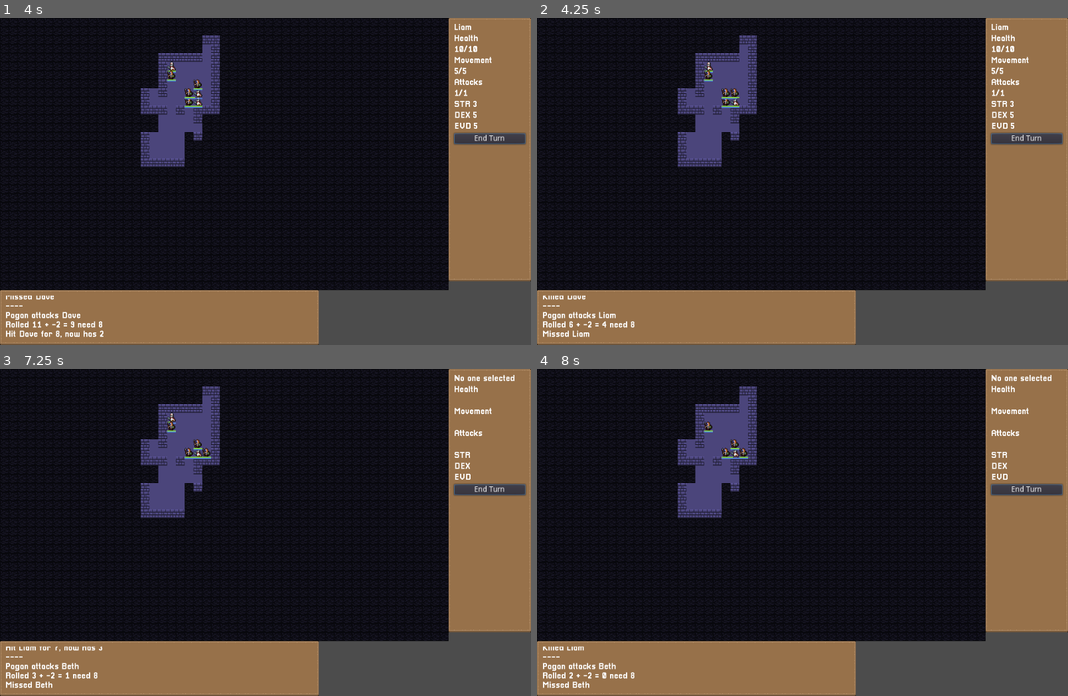
Above: before the commit, frames 1-4 (two rows, left to right).
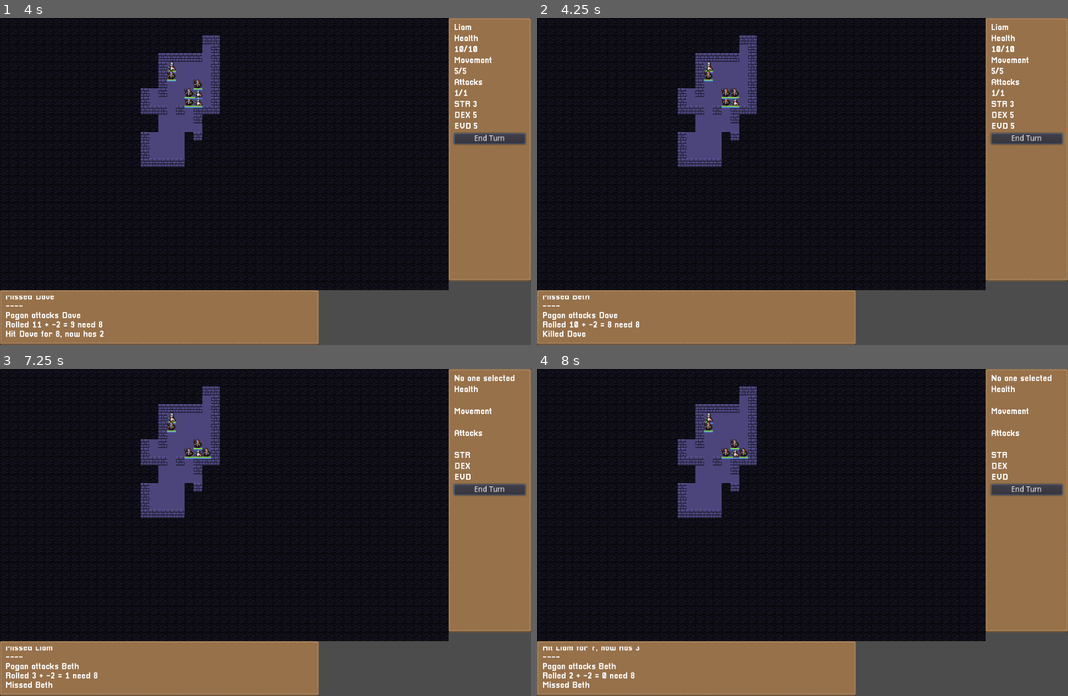
Above: after the commit, the same moments.

Repository: dyerw/ad-infernum
Game: Godot game, scene res://Game.tscn
Same seed, same stepped clock (60 frames per second), same inputs: the game is played once before the commit and once after it.
Inputs (mouse positions are in pixels of both pictures, inside the frame that each line leads up to):
- Up to frame 1 (4 s): click "End Turn" at 0.5 s; click "End Turn" at 1.25 s; click "End Turn" at 2 s; tap Enter at 2.75 s; move the mouse to (196, 103) at 2.77 s; click (196, 103) at 2.92 s; tap Space at 3.5 s; move the mouse to (169, 67) at 3.52 s; click (169, 67) at 3.67 s
- Up to frame 2 (4.25 s): no input
- Up to frame 3 (7.25 s): move the mouse to (191, 454) at 4.27 s; click (191, 454) at 4.42 s; tap Enter at 5 s; move the mouse to (191, 444) at 5.02 s; click (191, 444) at 5.17 s; move the mouse to (169, 424) at 5.77 s; click (169, 424) at 5.92 s; tap Space at 6.5 s; move the mouse to (196, 444) at 6.52 s; click (196, 444) at 6.67 s
- Up to frame 4 (8 s): tap Enter at 7.25 s; move the mouse to (829, 532) at 7.27 s; click (829, 532) at 7.42 s

Frame 1 is identical in both runs. In frame 2, 0.4% of the frame differs, in the area x 1-20%, y 84-98%; in frame 3, 0.2%; in frame 4, 0.2%.

Commit message:
Move a whole bunch of code out of the game script into a new object

Diff:
--- a/FogOfWar.gd
+++ b/FogOfWar.gd
@@ -11,9 +11,9 @@
 		entity.connect("entity_moved", self, "_on_entity_moved")
 
 func _on_entity_moved(entity):
-	if get_parent().entities.has(entity):
-		draw_fog_of_war(get_parent().map, get_parent().entities)
-	_update_entities_visibility(get_parent().enemy_entities)
+	if entity.player_controlled:
+		draw_fog_of_war(get_parent().map, get_parent().units.get_player_units())
+	_update_entities_visibility(get_parent().units.get_enemy_units())
 
 func _transform_octant(row: int, col: int, octant: int) -> Vector2:
 	match octant:
@@ -130,8 +130,7 @@
 
 func _update_entities_visibility(entities):
 	for e in entities:
-		var entity_pos = Vector2(e.gridX, e.gridY)
-		if visible_tiles.has(entity_pos):
+		if visible_tiles.has(e.grid_pos):
 			e.visible = true
 		else:
 			e.visible = false
@@ -139,11 +138,11 @@
 func draw_fog_of_war(map, entities):
 	var positions = []
 	for e in entities:
-		positions.push_back(Vector2(e.gridX, e.gridY))
+		positions.push_back(e.grid_pos)
 
 	visible_tiles = _get_visible_tiles_from_positions(positions, map)
 	for e in entities:
-		visible_tiles.push_back(Vector2(e.gridX, e.gridY))
+		visible_tiles.push_back(e.grid_pos)
 	for t in visible_tiles:
 		if not previously_seen_tiles.has(t):
 			previously_seen_tiles.push_back(t)
--- a/Game.gd
+++ b/Game.gd
@@ -8,15 +8,14 @@
 const MapGenUtil = preload("utils/MapGen.gd")
 const Rand = preload("utils/Rand.gd")
 const Map = preload("res://scripts/Map.gd")
+const Units = preload("res://scripts/Units.gd")
 
 const map_height = 31
 const map_width = 51
 
 var map
 var astar
-var selected_entity
-var entities = []
-var enemy_entities = []
+var units
 var unit_display
 var game_log
 
@@ -33,32 +32,12 @@
 onready var UnitDisplay = preload("res://scenes/UnitDisplay.tscn")
 onready var Log = preload("res://scenes/Log.tscn")
 
-func get_entity_at_position(pos: Vector2):
-	for entity in all_entities():
-		if entity.gridX == pos.x and entity.gridY == pos.y:
-			return entity
-
-func is_enemy_entity_at_position(pos: Vector2) -> bool:
-	for entity in enemy_entities:
-		if entity.gridX == pos.x and entity.gridY == pos.y:
-			return true
-	return false
-
-func is_player_entity_at_position(pos: Vector2) -> bool:
-	for entity in entities:
-		if entity.gridX == pos.x and entity.gridY == pos.y:
-			return true
-	return false
-
-func is_entity_at_position(pos: Vector2) -> bool:
-	return is_enemy_entity_at_position(pos) or is_player_entity_at_position(pos)
-
 # Generates a unique int for a given pair, a uuid for a Vector2
 func _cantor_pair(a, b):
 	return (a + b) * (a + b + 1) / 2 + a
 
 func pos_is_unobstructed(pos: Vector2) -> bool:
-	return not is_entity_at_position(pos) and MapGenUtil.is_passable(map.get_tile(pos))
+	return not units.is_unit_at_position(pos) and MapGenUtil.is_passable(map.get_tile(pos))
 
 func block_pathing_to_point(pos: Vector2) -> void:
 	astar.set_point_weight_scale(_cantor_pair(pos.x, pos.y), 99998)
@@ -133,24 +112,24 @@
 		var map_position = DungeonMap.world_to_map(event.position)
 
 		# Cursor updates
-		if is_player_entity_at_position(map_position):
+		if units.is_player_unit_at_position(map_position):
 			Input.set_custom_mouse_cursor(selection_cursor)
 
-		if not is_entity_at_position(map_position):
+		if not units.is_unit_at_position(map_position):
 			Input.set_custom_mouse_cursor(cursor)
 
-		if selected_entity and is_enemy_entity_at_position(map_position):
+		if units.selected_unit and units.is_enemy_unit_at_position(map_position):
 			Input.set_custom_mouse_cursor(attack_cursor)
 
 		# Path indicator updates
-		if selected_entity and not is_entity_at_position(map_position):
+		if units.selected_unit and not units.is_unit_at_position(map_position):
 			var path = get_vector_path(
-				Vector2(selected_entity.gridX, selected_entity.gridY),
+				units.selected_unit.grid_pos,
 				map_position
 			)
 			if not path == _path_tile_indicator_points:
 				_path_tile_indicator_points = path
-				redraw_movement_path(path, selected_entity.current_movement_points)
+				redraw_movement_path(path, units.selected_unit.current_movement_points)
 
 	if event is InputEventMouseButton \
 	and event.button_index == BUTTON_RIGHT \
@@ -166,66 +145,29 @@
 			return
 
 		# Move
-		if selected_entity and not is_entity_at_position(map_position) \
+		if units.selected_unit and not units.is_unit_at_position(map_position) \
 		and MapGenUtil.is_passable(map.get_tile(map_position)):
 			get_tree().set_input_as_handled()
-			var path = get_vector_path(Vector2(selected_entity.gridX, selected_entity.gridY), map_position)
+			var path = get_vector_path(units.selected_unit.grid_pos, map_position)
 			user_input_blocked = true
-			yield(selected_entity.move_along_path(path, self), "completed")
+			yield(units.selected_unit.move_along_path(path, self), "completed")
 			user_input_blocked = false
 			_deselect_entity()
 			delete_movement_path()
 
 		# Attack
-		if selected_entity and is_enemy_entity_at_position(map_position):
+		if units.selected_unit and units.is_enemy_unit_at_position(map_position):
 			get_tree().set_input_as_handled()
-			var path = get_vector_path(Vector2(selected_entity.gridX, selected_entity.gridY), map_position)
-			var enemy = get_entity_at_position(map_position)
-			selected_entity.attack(enemy, path.size())
+			var path = get_vector_path(units.selected_unit.grid_pos, map_position)
+			var enemy = units.get_unit_at_position(map_position)
+			units.selected_unit.attack(enemy, path.size())
 			_deselect_entity()
-
-func _get_all_positions_in_rect(rect: Rect2) -> Array:
-	var positions = []
-	for x in range(rect.position.x, rect.position.x + rect.size.x):
-		for y in range(rect.position.y, rect.position.y + rect.size.y):
-			positions.push_back(Vector2(x, y))
-	return positions
-
-func _place_player_units_in_room(room):
-	var names = ["Matt", "Liam", "Dave", "Beth", "Tommy", "Harold", "Pikachu"]
-	var positions = _get_all_positions_in_rect(room)
-	for i in range(3):
-		var p = Rand.choose(positions)
-		var n = Rand.choose(names)
-		_add_player_unit(p.x, p.y, n)
-		positions.remove(positions.find(p))
-
-func _place_enemy_units_in_room(room):
-	var positions = _get_all_positions_in_rect(room)
-	for i in range(Rand.int_range(3, 5)):
-		var p = Rand.choose(positions)
-		_add_enemy_unit(p.x, p.y, "Pagan")
-		positions.remove(positions.find(p))
-
-func _add_player_unit(x, y, name):
-	var e = Entity.instance()
-	e.init(x, y, name)
-	add_child(e)
-	entities.push_back(e)
-	return e
-
-func _add_enemy_unit(x, y, name):
-	var e = EnemyEntity.instance()
-	e.init(x, y, name)
-	add_child(e)
-	enemy_entities.push_back(e)
-	return e
 
 func get_nearest_player_unit(pos: Vector2):
 	var min_distance = 9999
 	var closest_entity
-	for entity in entities:
-		var path = get_vector_path(pos, Vector2(entity.gridX, entity.gridY))
+	for entity in units.get_player_units():
+		var path = get_vector_path(pos, entity.grid_pos)
 		if path.size() < min_distance:
 			closest_entity = entity
 			min_distance = path.size()
@@ -234,8 +176,8 @@
 func get_path_to_nearest_player_unit(pos: Vector2) -> PoolVector2Array:
 	var min_distance = 999999
 	var closest_path = null
-	for entity in entities:
-		var path = get_vector_path(pos, Vector2(entity.gridX, entity.gridY))
+	for entity in units.get_player_units():
+		var path = get_vector_path(pos, entity.grid_pos)
 		if path.size() < min_distance:
 			closest_path = path
 			min_distance = path.size()
@@ -258,6 +200,9 @@
 	map = Map.new()
 	map.init(map_width, map_height)
 
+	units = Units.new()
+	units.init(self)
+
 	var map_gen = MapGenUtil.new()
 	map.tiles = map_gen.generate(map_width, map_height)
 
@@ -265,34 +210,22 @@
 	_initialize_astar(map.tiles)
 
 	var rooms = map_gen.rooms.duplicate()
-	_place_player_units_in_room(rooms[0])
+	units.place_player_units_in_rect(rooms[0])
 	rooms.pop_front()
 	for room in rooms:
 		if Rand.one_in(2):
-			_place_enemy_units_in_room(room)
-
-	FogOfWar.draw_fog_of_war(map, entities)
-	FogOfWar.connect_entities(all_entities())
-
-func kill_entity(entity):
-	unblock_pathing_to_point(Vector2(entity.gridX, entity.gridY))
-	remove_child(entity)
-	if not (enemy_entities.find(entity) == -1):
-		enemy_entities.remove(enemy_entities.find(entity))
-
-	if not (entities.find(entity) == -1):
-		entities.remove(entities.find(entity))
-
-func all_entities():
-	return entities + enemy_entities
+			units.place_enemy_units_in_rect(room)
+
+	FogOfWar.draw_fog_of_war(map, units.get_player_units())
+	FogOfWar.connect_entities(units.units)
 
 func _deselect_entity():
 	delete_movement_path()
-	selected_entity = null
+	units.selected_unit = null
 	unit_display.clear_entity_details()
 
 func _select_entity(node):
-	selected_entity = node
+	units.selected_unit = node
 	unit_display.show_entity_details(node)
 
 func child_clicked(node):
@@ -301,6 +234,6 @@
 func end_turn_button_pressed():
 	_deselect_entity()
 	user_input_blocked = true
-	for entity in all_entities():
-		yield(entity.end_turn(self), "completed")
+	for unit in units.units:
+		yield(unit.end_turn(self), "completed")
 	user_input_blocked = false
--- a/scenes/EnemyEntity.gd
+++ b/scenes/EnemyEntity.gd
@@ -3,12 +3,13 @@
 func _init():
 	max_movement_points = 4
 	dexterity = 3
+	player_controlled = false
 
 func on_click():
 	pass
 
 func end_turn(pathing_delegate):
-	var target_path = pathing_delegate.get_path_to_nearest_player_unit(Vector2(self.gridX, self.gridY))
+	var target_path = pathing_delegate.get_path_to_nearest_player_unit(self.grid_pos)
 	target_path.remove(target_path.size() - 1)
 	var cost = 0
 	for p in target_path:
@@ -18,7 +19,7 @@
 		if target_path.size() > 0:
 			yield(.move_along_path(target_path, pathing_delegate), "completed")
 		if cost <= current_movement_points:
-			.attack(get_parent().get_nearest_player_unit(Vector2(self.gridX, self.gridY)), 1)
+			.attack(get_parent().get_nearest_player_unit(self.grid_pos), 1)
 
 	yield(get_tree(), "idle_frame")
 	.end_turn(pathing_delegate)
--- a/scenes/Entity.gd
+++ b/scenes/Entity.gd
@@ -14,10 +14,10 @@
 var health_bar_sprite
 var movement_bar_sprite
 
-var gridX
-var gridY
+var grid_pos: Vector2
 var display_name
 var id
+var player_controlled = true
 
 var current_movement_points setget _set_current_movement_points
 var current_health setget _set_current_health
@@ -35,8 +35,7 @@
 var attack_range = 1
 
 func init(x, y, _display_name):
-	gridX = x
-	gridY = y
+	grid_pos = Vector2(x, y)
 	display_name = _display_name
 
 func _set_current_movement_points(n):
@@ -68,7 +67,7 @@
 	self.current_movement_points -= path_cost
 
 	for point in affordable_path:
-		_move(point.x, point.y, pathing_delegate)
+		_move(point, pathing_delegate)
 		yield(get_tree().create_timer(0.1), "timeout")
 
 	yield(get_tree(), "idle_frame")
@@ -79,7 +78,7 @@
 func take_damage(damage: int) -> bool:
 	if damage >= self.current_health:
 		death_audio.play()
-		get_parent().kill_entity(self)
+		get_parent().units.kill_unit(self)
 		return true
 	else:
 		take_damage_audio.play()
@@ -119,20 +118,18 @@
 
 	current_attack_points -= 1
 
-func _move(x: int, y: int, pathing_delegate):
-	_move_without_sound(x, y, pathing_delegate)
+func _move(pos: Vector2, pathing_delegate):
+	_move_without_sound(pos, pathing_delegate)
 	emit_signal("entity_moved", self)
 	move_audio.play_audio()
 
-func _move_without_sound(x: int, y: int, pathing_delegate):
-	var oldX = gridX
-	var oldY = gridY
-	gridX = x
-	gridY = y
-	self.position.x = gridX * 16
-	self.position.y = gridY * 16
-	pathing_delegate.unblock_pathing_to_point(Vector2(oldX, oldY))
-	pathing_delegate.block_pathing_to_point(Vector2(gridX, gridY))
+func _move_without_sound(pos: Vector2, pathing_delegate):
+	var old_pos = grid_pos
+	grid_pos = pos
+	self.position.x = grid_pos.x * 16
+	self.position.y = grid_pos.y * 16
+	pathing_delegate.unblock_pathing_to_point(old_pos)
+	pathing_delegate.block_pathing_to_point(grid_pos)
 
 func on_click():
 	get_parent().child_clicked(self)
@@ -157,4 +154,4 @@
 	self.current_health = max_health
 	self.current_movement_points = max_movement_points
 	current_attack_points = max_attack_points
-	_move_without_sound(gridX, gridY, get_parent())
+	_move_without_sound(grid_pos, get_parent())
--- /dev/null
+++ b/scripts/Units.gd
@@ -0,0 +1,89 @@
+extends Node
+
+var Entity = preload("res://scenes/Entity.tscn")
+var EnemyEntity = preload("res://scenes/EnemyEntity.tscn")
+const Rand = preload("res://utils/Rand.gd")
+
+var units = []
+var selected_unit
+var _game
+
+func init(game):
+	_game = game
+
+func get_enemy_units():
+	var e_units = []
+	for unit in units:
+		if not unit.player_controlled:
+			e_units.push_back(unit)
+	return e_units
+
+func get_player_units():
+	var p_units = []
+	for unit in units:
+		if unit.player_controlled:
+			p_units.push_back(unit)
+	return p_units
+
+func get_unit_at_position(pos: Vector2):
+	for unit in units:
+		if unit.grid_pos == pos:
+			return unit
+
+func is_enemy_unit_at_position(pos: Vector2) -> bool:
+	for unit in units:
+		if unit.grid_pos == pos and not unit.player_controlled:
+			return true
+	return false
+
+func is_player_unit_at_position(pos: Vector2) -> bool:
+	for unit in units:
+		if unit.grid_pos == pos and unit.player_controlled:
+			return true
+	return false
+
+func is_unit_at_position(pos: Vector2) -> bool:
+	return is_enemy_unit_at_position(pos) or is_player_unit_at_position(pos)
+
+func _get_all_positions_in_rect(rect: Rect2) -> Array:
+	var positions = []
+	for x in range(rect.position.x, rect.position.x + rect.size.x):
+		for y in range(rect.position.y, rect.position.y + rect.size.y):
+			positions.push_back(Vector2(x, y))
+	return positions
+
+func place_enemy_units_in_rect(rect: Rect2) -> void:
+	var positions = _get_all_positions_in_rect(rect)
+	for i in range(Rand.int_range(3, 5)):
+		var p = Rand.choose(positions)
+		_add_enemy_unit(p.x, p.y, "Pagan")
+		positions.remove(positions.find(p))
+
+func place_player_units_in_rect(rect: Rect2) -> void:
+	var names = ["Matt", "Liam", "Dave", "Beth", "Tommy", "Harold", "Pikachu"]
+	var positions = _get_all_positions_in_rect(rect)
+	for i in range(3):
+		var p = Rand.choose(positions)
+		var n = Rand.choose(names)
+		_add_player_unit(p.x, p.y, n)
+		positions.remove(positions.find(p))
+
+func _add_player_unit(x, y, name):
+	var e = Entity.instance()
+	e.init(x, y, name)
+	_game.add_child(e)
+	units.push_back(e)
+	return e
+
+func _add_enemy_unit(x, y, name):
+	var e = EnemyEntity.instance()
+	e.init(x, y, name)
+	_game.add_child(e)
+	units.push_back(e)
+	return e
+
+func kill_unit(unit):
+	_game.unblock_pathing_to_point(unit.grid_pos)
+	_game.remove_child(unit)
+	if not (units.find(unit) == -1):
+		units.remove(units.find(unit))
